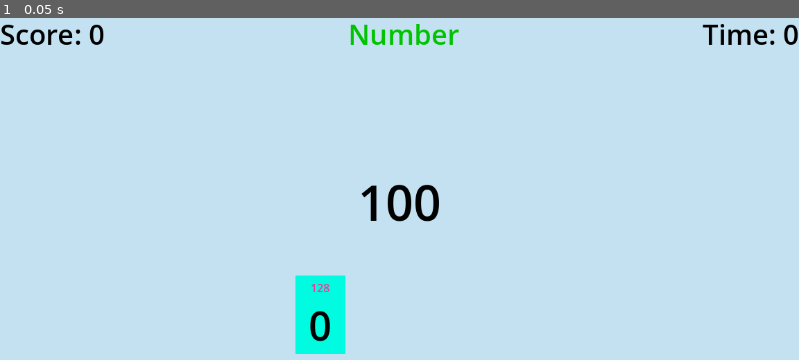
Above: before the commit, frame 1.
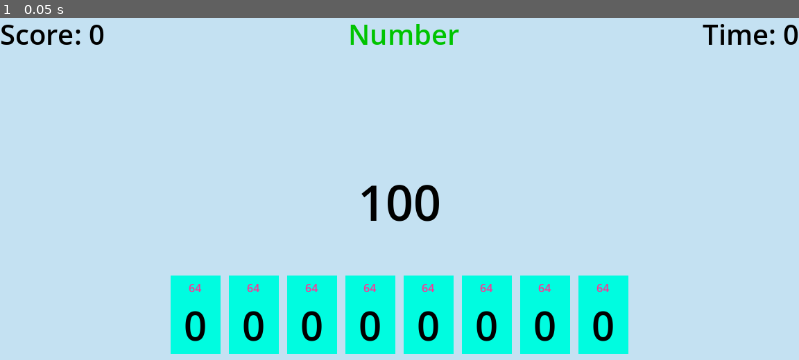
Above: after the commit, the same moment.

Repository: syddddddd/COMP4900_Project2
Game: Godot game, scene res://Game.tscn
Same seed, same stepped clock (60 frames per second), same inputs: the game is played once before the commit and once after it. This scene is started directly instead of the project's main scene.
Inputs:
- Up to frame 1 (0.05 s): no input

The runs differ from the first frame. In frame 1, 11% of the frame differs, in the area x 21-79%, y 75-99%.

Commit message:
added more bits

Diff:
--- a/project-2-comp-49000/Game.tscn
+++ b/project-2-comp-49000/Game.tscn
@@ -67,7 +67,28 @@
 layout_mode = 2
 
 [node name="Bits" type="HBoxContainer" parent="CenterContainer/Game Area"]
-custom_minimum_size = Vector2(300, 50)
+custom_minimum_size = Vector2(660, 50)
 layout_mode = 2
 
 [node name="Bit1" parent="CenterContainer/Game Area/Bits" instance=ExtResource("1_wbfu4")]
+
+[node name="Bit2" parent="CenterContainer/Game Area/Bits" instance=ExtResource("1_wbfu4")]
+position = Vector2(84, 0)
+
+[node name="Bit3" parent="CenterContainer/Game Area/Bits" instance=ExtResource("1_wbfu4")]
+position = Vector2(168, 0)
+
+[node name="Bit4" parent="CenterContainer/Game Area/Bits" instance=ExtResource("1_wbfu4")]
+position = Vector2(252, 0)
+
+[node name="Bit5" parent="CenterContainer/Game Area/Bits" instance=ExtResource("1_wbfu4")]
+position = Vector2(336, 0)
+
+[node name="Bit6" parent="CenterContainer/Game Area/Bits" instance=ExtResource("1_wbfu4")]
+position = Vector2(420, 0)
+
+[node name="Bit7" parent="CenterContainer/Game Area/Bits" instance=ExtResource("1_wbfu4")]
+position = Vector2(504, 0)
+
+[node name="Bit8" parent="CenterContainer/Game Area/Bits" instance=ExtResource("1_wbfu4")]
+position = Vector2(588, 0)
--- a/project-2-comp-49000/bit.tscn
+++ b/project-2-comp-49000/bit.tscn
@@ -24,7 +24,7 @@
 [node name="DifficultyHelp" type="Label" parent="."]
 offset_right = 72.0
 offset_bottom = 36.0
-text = "128"
+text = "64"
 label_settings = SubResource("LabelSettings_wmc4k")
 horizontal_alignment = 1
 vertical_alignment = 1
